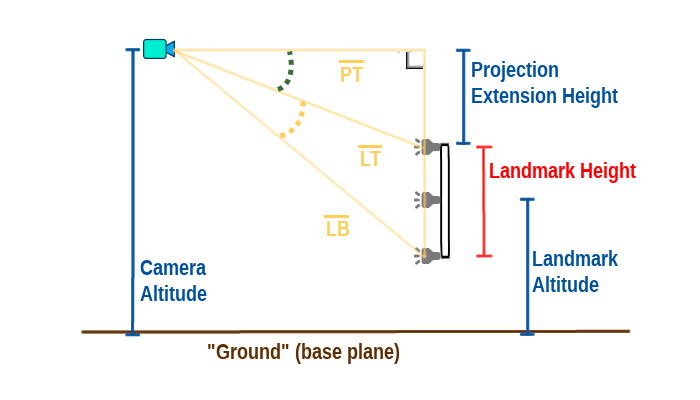
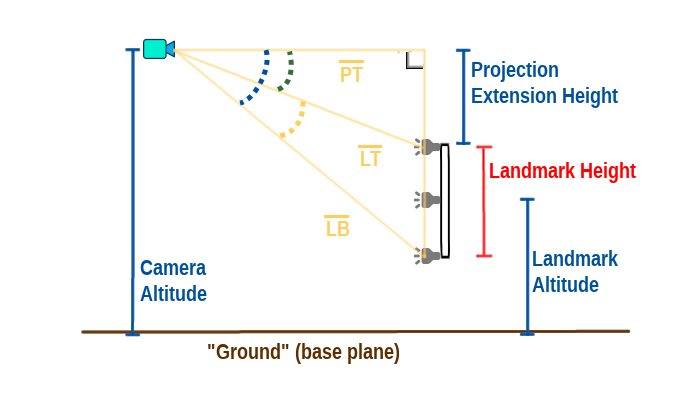
Two versions of the same layered image (700x400). Layer-by-layer changes:
painted on "Background" over [239, 49, 270, 106]
